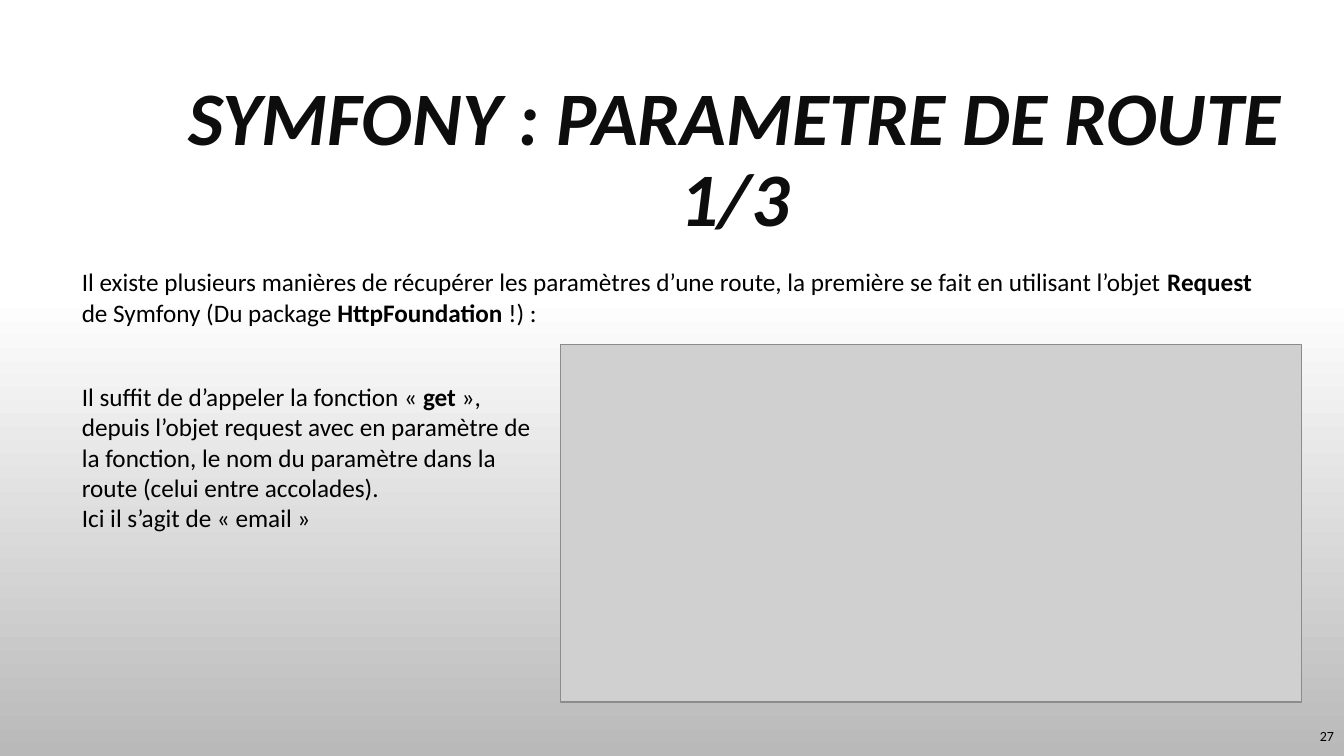
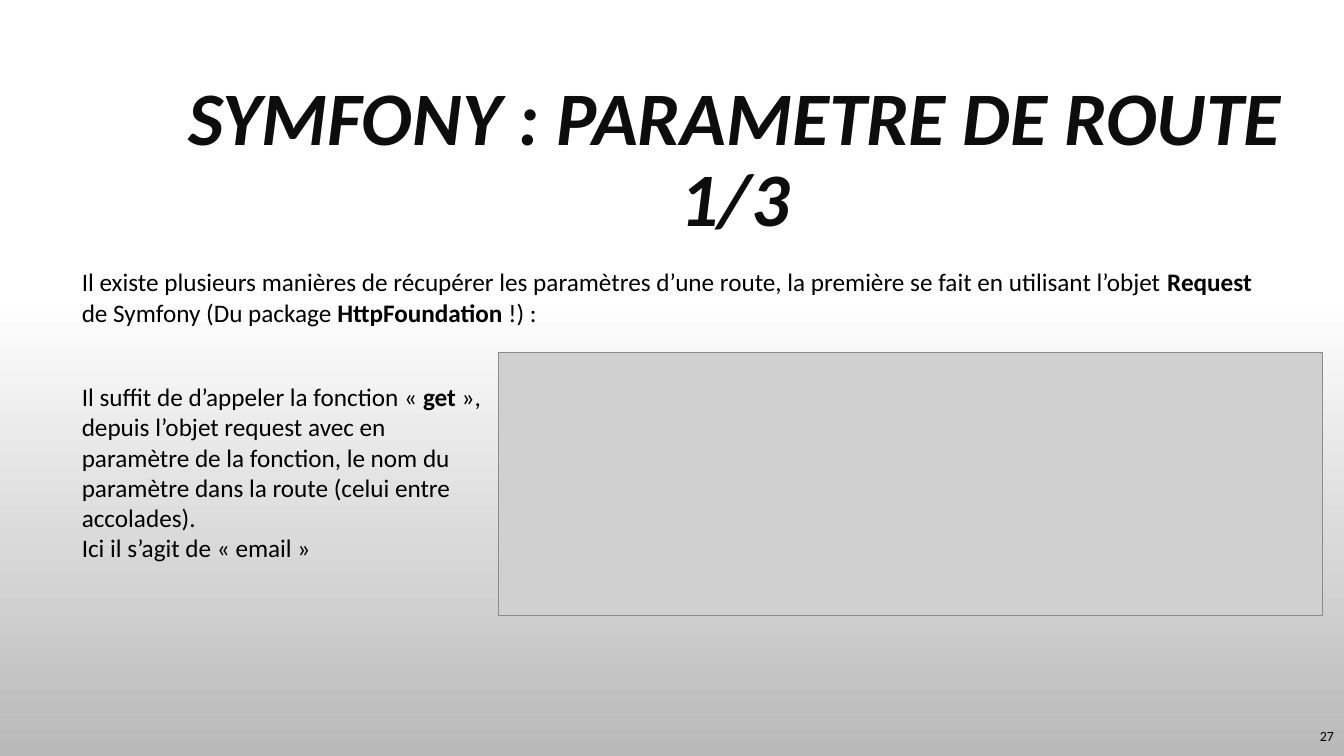
Before and after one commit to TyTy-cf/cours, a slide deck: slide 27 of Symfony/Symfony-Bases-20220808.pptx. Drawn at 1344x756 pixels with LibreOffice and Linux fonts; fonts in the diff are those of the drawing; grey boxes stand for pictures; background and template pictures are left out. Boxes give left, top, right and bottom in pixels: in the first picture for what was removed or moved away, otherwise in the second. Text is boxed around its words. In the diff, an @@ line names an element or a change of style, - is before the commit and + after.

Commit message:
symfony cours updated

```diff
--- a/Symfony/Symfony-Bases-20220808.pptx
+++ b/Symfony/Symfony-Bases-20220808.pptx
@@ picture: place and size @@
-picture at [561,345,1302,703]
+picture at [499,352,1324,616]
@@ text "Il suffit de d’appeler la ..." rewrapped from [82,388,530,532] to [82,388,456,562] @@
```
Also in this commit, not shown: 8 other slides changed, 1 other file.
